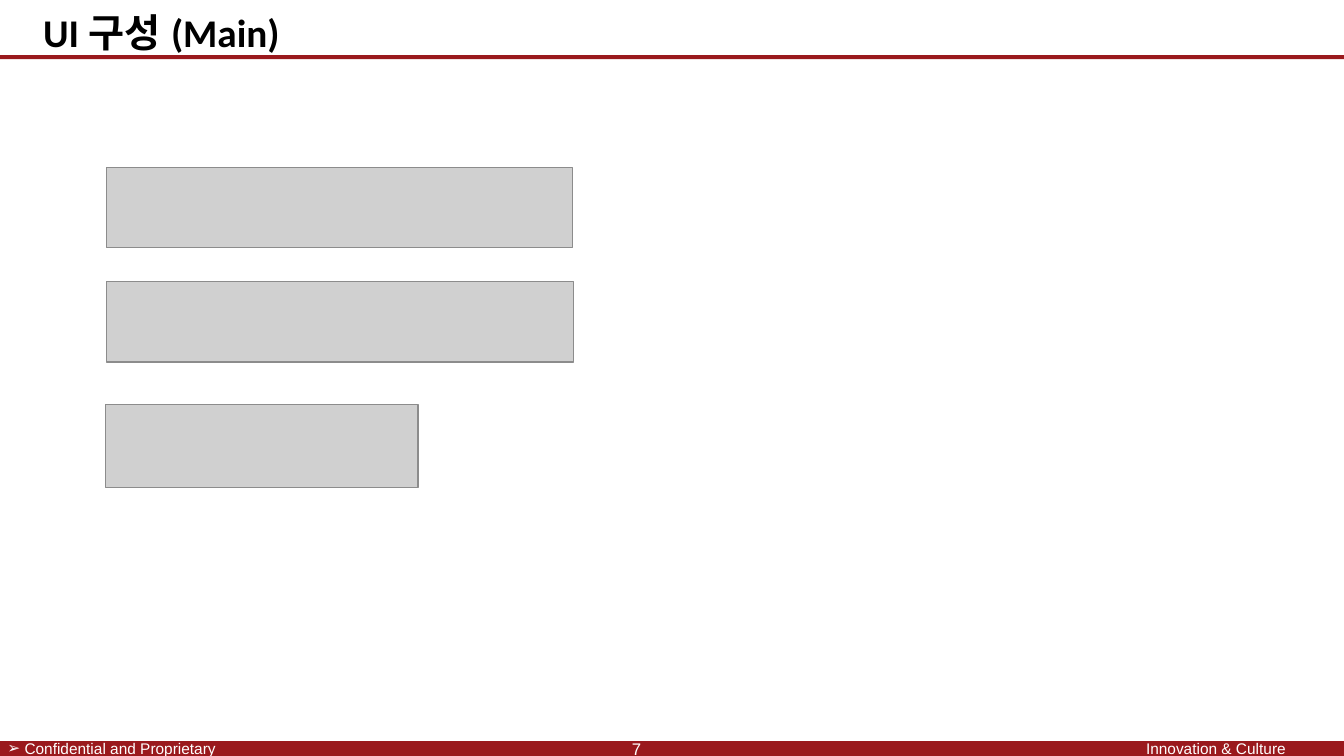
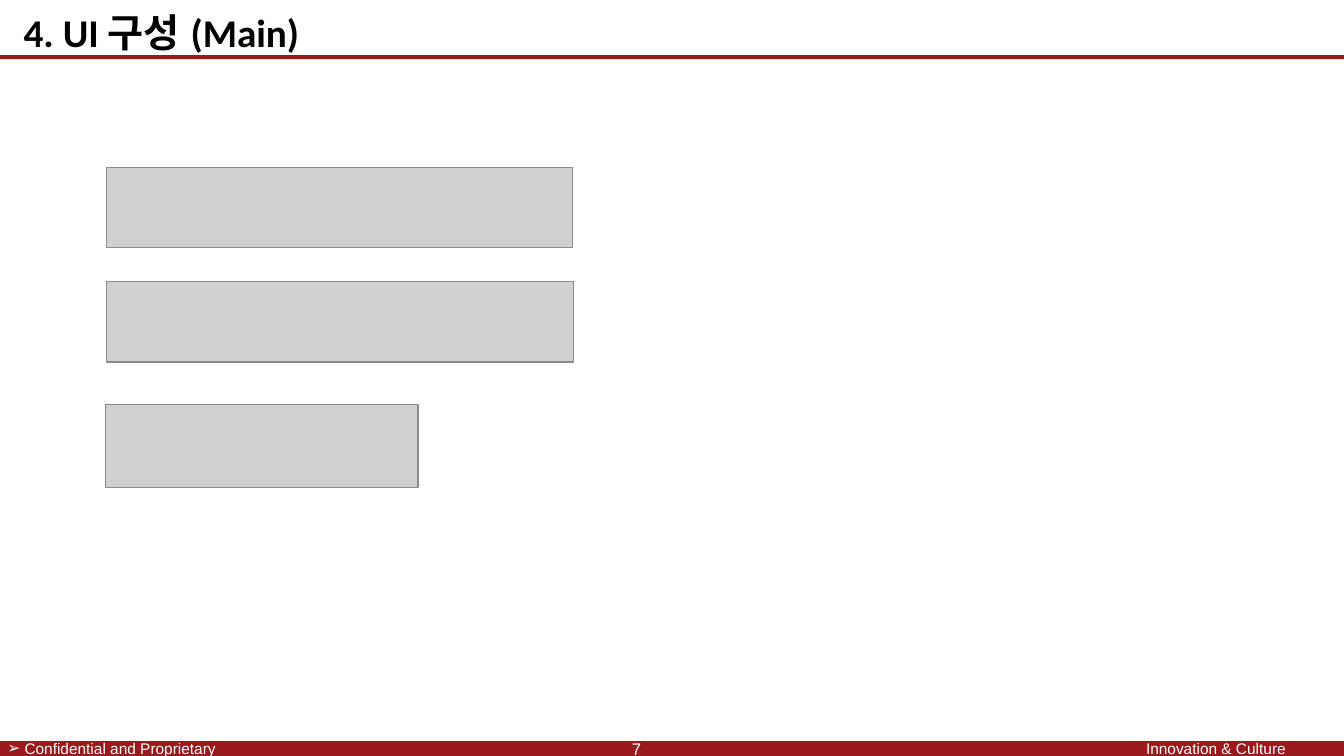
Before and after one commit to SaintSeong/JusungProject, a slide deck: slide 7 of A조 발표.pptx. Drawn at 1344x756 pixels with LibreOffice and Linux fonts; fonts in the diff are those of the drawing; grey boxes stand for pictures; background and template pictures are left out. Boxes give left, top, right and bottom in pixels: in the first picture for what was removed or moved away, otherwise in the second. Text is boxed around its words. In the diff, an @@ line names an element or a change of style, - is before the commit and + after.

```diff
--- a/A조 발표.pptx
+++ b/A조 발표.pptx
@@ text at (24, 14, 300, 58): text changed @@
-UI 구성 (Main)
+4. UI 구성 (Main)
```
Also in this commit, not shown: 9 other slides changed.
